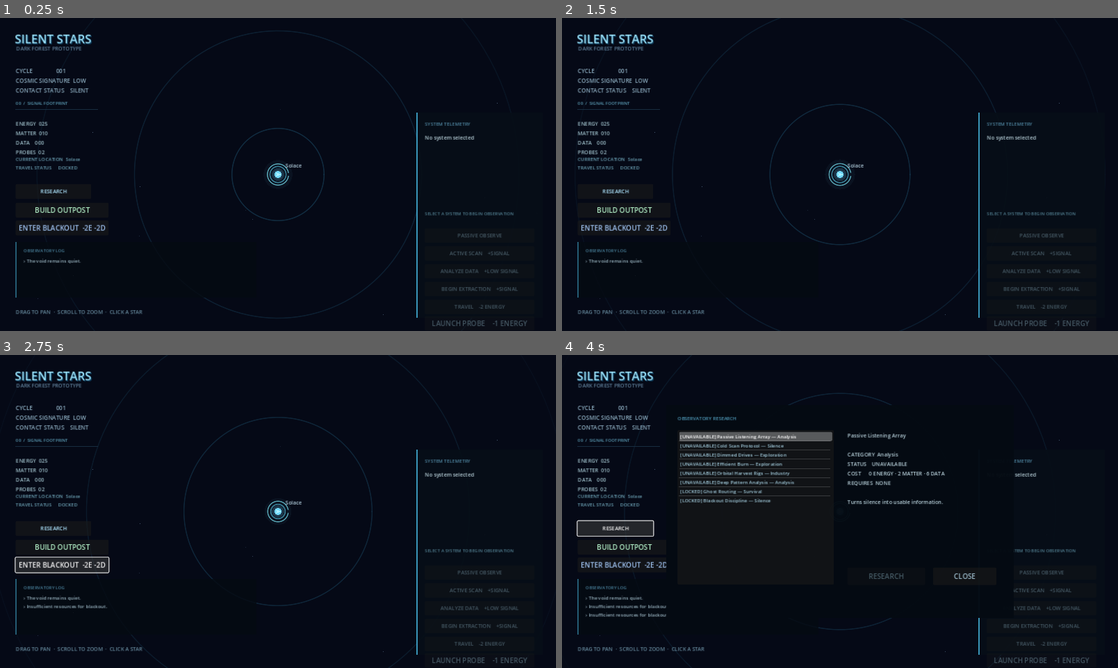
Above: before the commit, frames 1-4 (two rows, left to right).
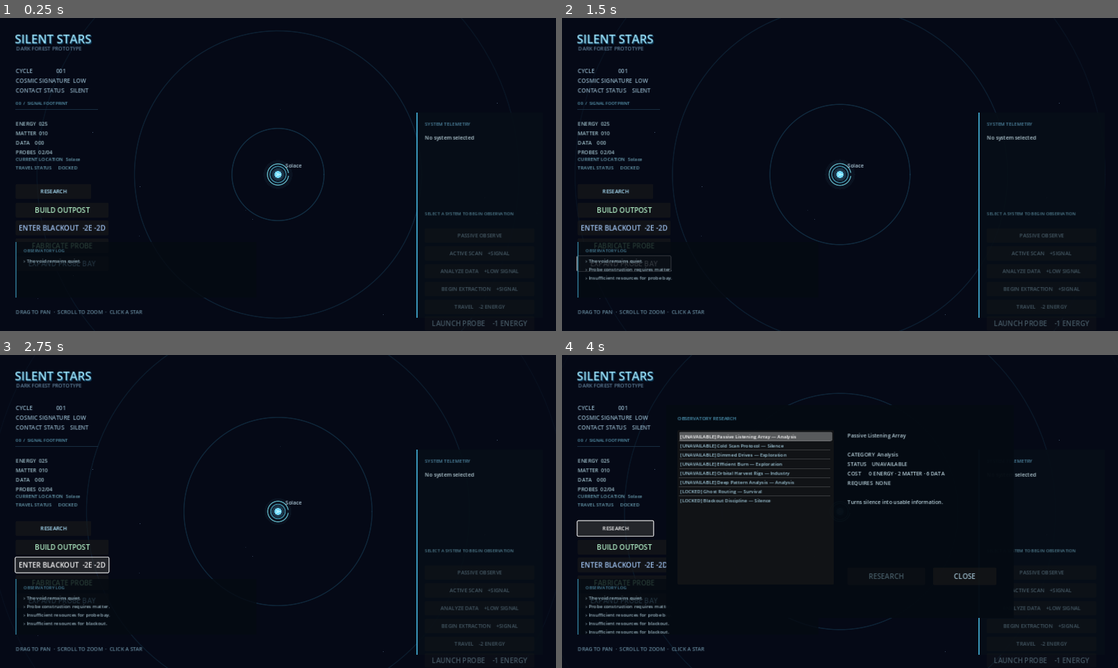
Above: after the commit, the same moments.

Repository: Gustavo-Wallace/silent-stars
Game: Godot game, scene res://scenes/main/main.tscn
Same seed, same stepped clock (60 frames per second), same inputs: the game is played once before the commit and once after it.
Inputs (mouse positions are in pixels of both pictures, inside the frame that each line leads up to):
- Up to frame 1 (0.25 s): no input
- Up to frame 2 (1.5 s): click (623, 246) at 0.5 s, where only the run after the commit has a clickable "FABRICATE PROBE"; click (623, 262) at 1.25 s, where only the run after the commit has a clickable "EXPAND PROBE BAY"
- Up to frame 3 (2.75 s): click "ENTER BLACKOUT -2E -2D" at 2 s
- Up to frame 4 (4 s): click "ENTER BLACKOUT -2E -2D" at 2.75 s; click "RESEARCH" at 3.5 s

The runs differ from the first frame. In frame 1, 0.1% of the frame differs, in the area x 5-18%, y 42-80%; in frame 2, 0.5%, in the area x 2-20%, y 42-84%; in frame 3, 0.4%; in frame 4, 0.4%.

Commit message:
fabricacao e capacidade de sondas

Diff:
--- a/scenes/ui/hud.tscn
+++ b/scenes/ui/hud.tscn
@@ -130,7 +130,27 @@
 theme_override_colors/font_color = Color(0.62, 0.76, 0.94, 1)
 text = "ENTER BLACKOUT  -2E -2D"
 
+[node name="FabricateProbe" type="Button" parent="."]
+layout_mode = 0
+offset_left = 36.0
+offset_top = 507.0
+offset_right = 250.0
+offset_bottom = 541.0
+theme_override_colors/font_color = Color(0.7, 1, 0.76, 1)
+text = "FABRICATE PROBE"
+
+[node name="ExpandProbeBay" type="Button" parent="."]
+layout_mode = 0
+offset_left = 36.0
+offset_top = 548.0
+offset_right = 250.0
+offset_bottom = 582.0
+theme_override_colors/font_color = Color(0.6, 0.84, 0.96, 1)
+text = "EXPAND PROBE BAY"
+
 [connection signal="pressed" from="Blackout" to="." method="_on_blackout_pressed"]
+[connection signal="pressed" from="FabricateProbe" to="." method="_on_fabricate_pressed"]
+[connection signal="pressed" from="ExpandProbeBay" to="." method="_on_expand_bay_pressed"]
 
 [connection signal="pressed" from="InfrastructureBuild" to="." method="_on_infrastructure_pressed"]
 
--- a/scripts/core/game_state.gd
+++ b/scripts/core/game_state.gd
@@ -7,7 +7,7 @@
 signal signature_increased(intensity: float)
 signal resources_changed(energy: int, matter: int, data: int)
 signal travel_status_changed(current_system_id: int, is_traveling: bool)
-signal probes_changed(count: int)
+signal probes_changed(count: int, capacity: int)
 signal void_changed(attention: int, pressure: String)
 
 var current_cycle: int = 1
@@ -30,6 +30,9 @@
 var probes_available: int = 2
 var probes_launched_total: int = 0
 var probes_lost_total: int = 0
+var probes_capacity: int = 4
+var probes_built_total: int = 0
+var probe_bay_upgrades: int = 0
 var probe_signature_modifier: float = 1.0
 var void_attention: int = 0
 var void_pressure := "DORMANT"
@@ -38,10 +41,28 @@
 	if probes_available <= 0: add_log_message("No probes available."); return false
 	if energy < 1: add_log_message("Insufficient energy for probe launch."); return false
 	probes_available -= 1; probes_launched_total += 1; energy -= 1
-	probes_changed.emit(probes_available)
+	probes_changed.emit(probes_available, probes_capacity)
 	resources_changed.emit(energy, matter, data)
 	_advance_action(_modified_signature(1, probe_signature_modifier), 0.22)
 	return true
+
+func fabricate_probe(has_dock: bool) -> void:
+	if probes_available >= probes_capacity: add_log_message("Probe capacity reached."); return
+	var cost := ProbeFabricationService.fabricate_cost(has_dock)
+	if energy < int(cost["energy"]) or matter < int(cost["matter"]) or data < int(cost["data"]): add_log_message("Probe construction requires matter."); return
+	energy -= int(cost["energy"]); matter -= int(cost["matter"]); data -= int(cost["data"])
+	probes_available += 1; probes_built_total += 1; current_cycle += 1
+	resources_changed.emit(energy,matter,data); probes_changed.emit(probes_available, probes_capacity)
+	_advance_signature_only(1, 0.18)
+	if void_attention >= 10: add_void_attention(1)
+	add_log_message("Probe frame assembled from cold alloys.")
+
+func expand_probe_bay() -> void:
+	var cost := ProbeFabricationService.bay_cost(probe_bay_upgrades)
+	if energy < int(cost["energy"]) or matter < int(cost["matter"]) or data < int(cost["data"]): add_log_message("Insufficient resources for probe bay."); return
+	energy -= int(cost["energy"]); matter -= int(cost["matter"]); data -= int(cost["data"]); probes_capacity += 2; probe_bay_upgrades += 1; current_cycle += 1
+	resources_changed.emit(energy,matter,data); probes_changed.emit(probes_available, probes_capacity); _advance_signature_only(1,0.2)
+	add_log_message("Probe Bay expanded. More machines can now wait in silence.")
 
 func apply_probe_result(system: StarSystemData, result: String, data_gain: int, matter_gain: int, signature_gain: int, watched: bool) -> void:
 	data += data_gain; matter += matter_gain
@@ -54,7 +75,7 @@
 func publish_initial_state() -> void:
 	state_changed.emit(current_cycle, cosmic_signature, contact_state)
 	resources_changed.emit(energy, matter, data)
-	probes_changed.emit(probes_available)
+	probes_changed.emit(probes_available, probes_capacity)
 	void_changed.emit(void_attention, void_pressure)
 	log_message_added.emit("The void remains quiet.")
 
--- a/scripts/core/main.gd
+++ b/scripts/core/main.gd
@@ -32,6 +32,8 @@
 	hud.research_requested.connect(technology_manager.research)
 	hud.infrastructure_requested.connect(_on_infrastructure_requested)
 	hud.blackout_requested.connect(game_state.enter_blackout)
+	hud.fabricate_probe_requested.connect(_on_fabricate_probe)
+	hud.expand_probe_bay_requested.connect(game_state.expand_probe_bay)
 	game_state.state_changed.connect(hud.update_game_state)
 	game_state.resources_changed.connect(hud.update_resources)
 	game_state.probes_changed.connect(hud.update_probes)
@@ -81,6 +83,11 @@
 		infrastructure_manager.build(id, system, game_state.current_system_id)
 		hud.display_system(system)
 
+func _on_fabricate_probe() -> void:
+	var system := universe_map.current_system()
+	var has_dock := system != null and system.built_structures.has("probe_dock")
+	game_state.fabricate_probe(has_dock)
+
 func _on_probe_requested(destination: StarSystemData, distance: float) -> void:
 	if game_state.launch_probe():
 		var probe := ProbeData.new()
--- a/scripts/ui/hud.gd
+++ b/scripts/ui/hud.gd
@@ -12,6 +12,8 @@
 signal event_choice_requested(index: int)
 signal infrastructure_requested(id: String)
 signal blackout_requested
+signal fabricate_probe_requested
+signal expand_probe_bay_requested
 
 const MAX_LOG_MESSAGES := 5
 
@@ -53,6 +55,7 @@
 var research_matter: int = 0
 var research_data: int = 0
 var probes_count: int = 0
+var probes_capacity: int = 4
 
 func update_void(_attention: int, pressure: String) -> void:
 	location_readout.text = location_readout.text.split("\n")[0] + "\nVOID PRESSURE     " + pressure
@@ -133,12 +136,16 @@
 	research_energy = energy
 	research_matter = matter
 	research_data = data
-	resource_readout.text = "ENERGY  %03d\nMATTER  %03d\nDATA    %03d\nPROBES  %02d" % [energy, matter, data, probes_count]
-
-func update_probes(count: int) -> void:
+	resource_readout.text = "ENERGY  %03d\nMATTER  %03d\nDATA    %03d\nPROBES  %02d/%02d" % [energy, matter, data, probes_count, probes_capacity]
+	_refresh_research()
+
+func update_probes(count: int, capacity: int) -> void:
 	probes_count = count
-	resource_readout.text = "ENERGY  %03d\nMATTER  %03d\nDATA    %03d\nPROBES  %02d" % [research_energy, research_matter, research_data, probes_count]
-	_refresh_research()
+	probes_capacity = capacity
+	resource_readout.text = "ENERGY  %03d\nMATTER  %03d\nDATA    %03d\nPROBES  %02d/%02d" % [research_energy, research_matter, research_data, probes_count, probes_capacity]
+
+func _on_fabricate_pressed() -> void: fabricate_probe_requested.emit()
+func _on_expand_bay_pressed() -> void: expand_probe_bay_requested.emit()
 
 
 func set_technologies(next_technologies: Array[TechnologyData]) -> void:
--- /dev/null
+++ b/scripts/universe/probe_fabrication_service.gd
@@ -0,0 +1,8 @@
+class_name ProbeFabricationService
+extends RefCounted
+
+static func fabricate_cost(has_dock: bool) -> Dictionary:
+	return {"energy": 1 if not has_dock else 0, "matter": 4 if not has_dock else 3, "data": 1}
+
+static func bay_cost(upgrades: int) -> Dictionary:
+	return {"energy": 2 + upgrades, "matter": 10 + upgrades * 5, "data": 4 + upgrades * 2}
Not shown, added: scripts/universe/probe_fabrication_service.gd.uid
Not shown, changed: README.md
Not shown, changed: docs/ROADMAP.md
Not shown, added: scenes/main/main.tscn5630540239.tmp
